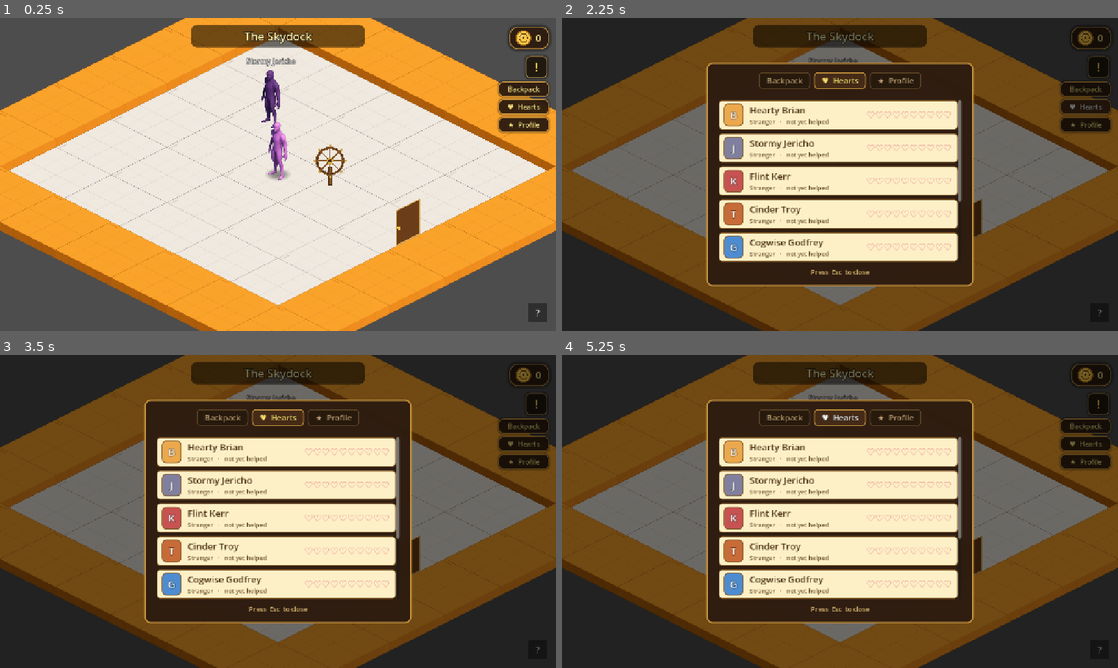
Above: before the commit, frames 1-4 (two rows, left to right).
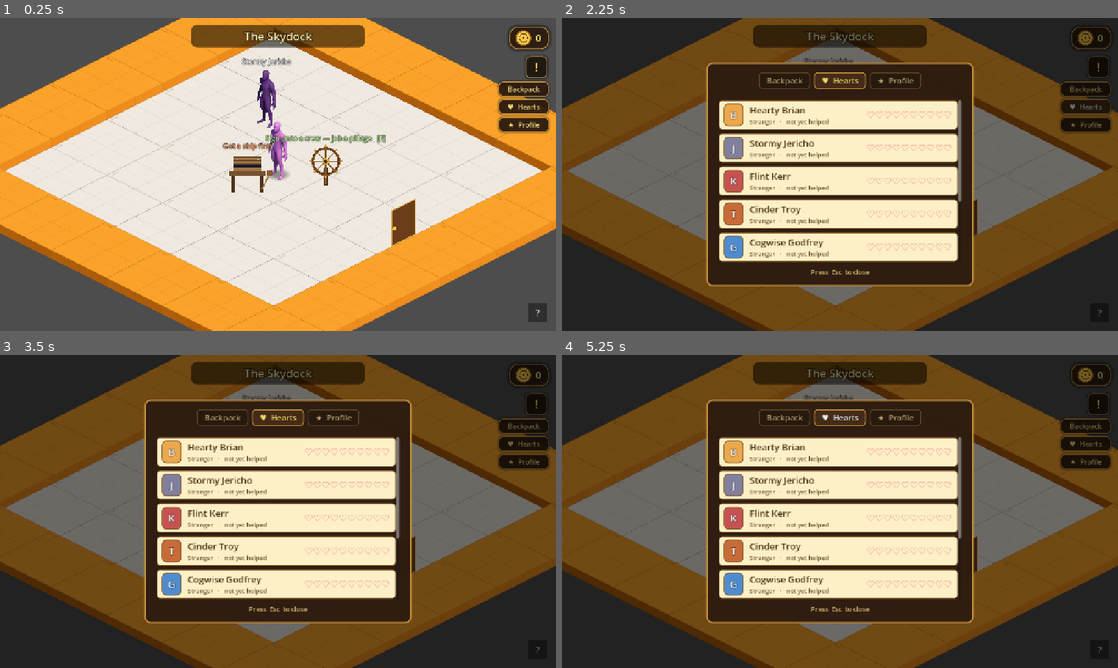
Above: after the commit, the same moments.

Repository: TairoyZone/shivaliva-shanty
Game: Godot game, scene res://levels/skydock_interior/skydock_interior.tscn
The game is run twice, just before and just after one commit, with the same random seed, the same clock (stepped at 60 frames per second) and the same inputs. This scene is started directly instead of the project's main scene.
Inputs:
- Up to frame 1 (0.25 s): no input
- Up to frame 2 (2.25 s): click "!" at 0.5 s; click "X" at 1.25 s; click "♥ Hearts" at 2 s
- Up to frame 3 (3.5 s): click "★ Profile" at 2.75 s
- Up to frame 4 (5.25 s): click "♥ Hearts" at 3.5 s; click "★ Profile" at 4.25 s; click "♥ Hearts" at 5 s

The runs differ from the first frame. In frame 1, 7.5% of the frame differs, in the area x 0-100%, y 0-100%; in frame 2, 2.7%; in frame 3, 2.7%; in frame 4, 2.7%.

Commit message:
feat(ship): S5/S6 port repair + persistent holes - Mend the Hull at the Skydock
The Patchworks repair gets an in-game home: a 'Mend the Hull' post at the Skydock (a Puzzle prop, free, gated on owning a ship; its tooltip reports the live hull state). Holes now PERSIST across voyages - removed the free disembark auto-mend - so you must repair at the post, and a SINK now WRECKS her to max holes (mend before sailing again). Closes the damage -> persist -> repair loop. Prop position (-60,40) in the Skydock may want a visual nudge. Headless-verified.

Co-Authored-By: Claude Opus 4.8 <noreply@anthropic.com>

Diff:
--- a/autoloads/player_state.gd
+++ b/autoloads/player_state.gd
@@ -441,8 +441,8 @@
 const SINK_REPAIR_TOLL : int = 80
 
 ## The ship SANK on a fight leg — LOST IN THE STARDUST. Forfeit the un-cashed booty pool (we DON'T
-## cash out), charge a gold tow/repair toll, and clear the voyage — which mends the hull on disembark
-## (S3a), so she limps home patched, no death spiral. The owned-ship DEED is KEPT (earn-and-keep).
+## cash out), charge a gold TOW toll, and WRECK her (max holes) — she limps home and must be mended at
+## the Patchworks before sailing again. The owned-ship DEED is KEPT (earn-and-keep).
 ## Returns {forfeited, toll, home} so the Loft can show the loss + relocate. See [[ship-condition-research]].
 func sink_voyage() -> Dictionary:
 
@@ -450,9 +450,10 @@
 	var toll : int = mini(SINK_REPAIR_TOLL, total_coins)   # can't drive the purse negative
 	if toll > 0:
 		add_coins(-toll, "Towed home from the Stardust")
+	wreck_active_ship()   # she arrives home WRECKED (max holes) — mend her at the Patchworks before sailing again
 	log_event("LOST IN THE STARDUST — she went under", Color(1.0, 0.5, 0.5))
 	var home : String = voyage_home_scene if not voyage_home_scene.is_empty() else "res://levels/shore/shore.tscn"
-	clear_voyage()   # forfeits the pool (no cash-out) + mends the hull
+	clear_voyage()   # forfeits the pool (no cash-out); the wreck PERSISTS (no auto-mend)
 	return {"forfeited": forfeited, "toll": toll, "home": home}
 
 
@@ -478,10 +479,8 @@
 	voyage_leg_lift0 = 0
 	voyage_leg_swaps0 = 0
 	voyage_boarding_seed = 0   # don't bleed a stale footing seed into the next (maybe friendly) Skirmish
-	# Generous PORT REPAIR (MVP): the active ship is mended on disembark, so holes escalate WITHIN a
-	# voyage but a fresh one starts clean — no death spiral. S6 turns this into a real repair (a
-	# Patchworks job / gold cost) + true cross-voyage persistence. See [[ship-condition-research]].
-	_set_open_holes(0)
+	# Holes now PERSIST across voyages (S6) — NO free disembark mend. The player repairs at the
+	# Skydock's Patchworks post (the "Mend the Hull" station). See [[ship-condition-research]].
 
 ## Transient: the chosen Skirmish-duel opponent's NPC resource path. Set by the
 ## Spar post's challenge picker; consumed (and cleared) by SkirmishDuel on load.
--- /dev/null
+++ b/buildings/skydock/patchworks_post/patchworks_post.gd
@@ -0,0 +1,82 @@
+## THE PATCHWORKS POST — a hull-repair workbench at the Skydock. Press E to play the Patchworks and
+## MEND your ship's holes (every ~3 cleared lines seals one; see [PatchworksScene]). Gated on owning a
+## ship; the tooltip reports the live hull state. Inherits the proximity / tooltip / scene-change wiring
+## from [Puzzle]; this owns the workbench visual + the hull-aware tooltip. The PORT-repair half of the
+## sinkable-ship loop (the in-voyage deck-hybrid station comes later). See [[ship-condition-research]] / [[patchworks-spec]].
+@tool
+class_name PatchworksPost
+extends Puzzle
+
+
+const COLOR_LEG : Color = Color(0.30, 0.20, 0.11, 1.0)
+const COLOR_TOP : Color = Color(0.46, 0.32, 0.18, 1.0)
+const COLOR_TOP_EDGE : Color = Color(0.24, 0.16, 0.08, 1.0)
+const COLOR_PLANK : Color = Color(0.62, 0.46, 0.27, 1.0)
+const COLOR_PLANK_EDGE : Color = Color(0.40, 0.28, 0.15, 1.0)
+const COLOR_BREACH : Color = Color(0.10, 0.09, 0.18, 1.0)
+const COLOR_NAIL : Color = Color(0.80, 0.82, 0.86, 1.0)
+const COLOR_MALLET_HEAD : Color = Color(0.52, 0.36, 0.20, 1.0)
+const COLOR_MALLET_HANDLE : Color = Color(0.66, 0.50, 0.30, 1.0)
+
+
+func interact() -> void:
+
+	if Engine.is_editor_hint():
+		return
+	if not PlayerState.has_ship():
+		return   # the tooltip explains — no ship to mend yet
+	if puzzle_scene.is_empty():
+		return
+	PlayerState.request_spawn_at_anchor(name)
+	get_tree().change_scene_to_file(puzzle_scene)
+
+
+func _refresh_tooltip_text() -> void:
+
+	if _tooltip == null:
+		return
+	if not PlayerState.has_ship():
+		_tooltip.text = "Get a ship first"
+		_tooltip.modulate = Color(0.98, 0.62, 0.42, 1.0)
+		return
+	var holes : int = PlayerState.ship_open_holes()
+	if holes <= 0:
+		_tooltip.text = "Mend the Hull — she's sound  [E]"
+		_tooltip.modulate = Color(0.72, 0.95, 0.76, 1.0)
+	else:
+		_tooltip.text = "Mend the Hull — %d hole%s  [E]" % [holes, "" if holes == 1 else "s"]
+		_tooltip.modulate = Color(0.98, 0.78, 0.50, 1.0)
+
+
+func _draw() -> void:
+
+	var hw : float = 42.0
+	var leg_h : float = 38.0
+	var top_th : float = 10.0
+	# Two legs.
+	draw_rect(Rect2(-hw + 5.0, -leg_h, 7.0, leg_h), COLOR_LEG)
+	draw_rect(Rect2(hw - 12.0, -leg_h, 7.0, leg_h), COLOR_LEG)
+	# Tabletop.
+	var top : Rect2 = Rect2(-hw, -leg_h - top_th, hw * 2.0, top_th)
+	draw_rect(top, COLOR_TOP)
+	draw_rect(top, COLOR_TOP_EDGE, false, 1.5)
+	# The hull panel being mended, sitting on the bench — planks with ONE missing (a breach) so it
+	# reads as "a repair in progress".
+	var panel_w : float = 64.0
+	var panel_h : float = 32.0
+	var panel : Rect2 = Rect2(-panel_w * 0.5, -leg_h - top_th - panel_h, panel_w, panel_h)
+	draw_rect(panel, COLOR_BREACH)
+	var plank_h : float = panel_h / 4.0
+	for i in 4:
+		if i == 2:
+			continue   # the missing plank — the breach shows through
+		var pr : Rect2 = Rect2(panel.position.x, panel.position.y + float(i) * plank_h, panel_w, plank_h - 1.0)
+		draw_rect(pr, COLOR_PLANK)
+		draw_rect(pr, COLOR_PLANK_EDGE, false, 1.0)
+	draw_circle(panel.position + Vector2(8.0, plank_h * 0.5), 1.8, COLOR_NAIL)
+	draw_circle(panel.position + Vector2(panel_w - 8.0, plank_h * 0.5), 1.8, COLOR_NAIL)
+	# A mallet leaning against the bench (handle + a blocky head).
+	var grip : Vector2 = Vector2(hw - 8.0, -8.0)
+	var head_c : Vector2 = Vector2(hw + 9.0, -leg_h - 6.0)
+	draw_line(grip, head_c, COLOR_MALLET_HANDLE, 3.5)
+	draw_rect(Rect2(head_c.x - 6.0, head_c.y - 7.0, 13.0, 13.0), COLOR_MALLET_HEAD)
--- /dev/null
+++ b/buildings/skydock/patchworks_post/patchworks_post.tscn
@@ -0,0 +1,48 @@
+[gd_scene format=3]
+
+[ext_resource type="Script" path="res://buildings/skydock/patchworks_post/patchworks_post.gd" id="1"]
+
+[sub_resource type="CircleShape2D" id="proximity_shape"]
+radius = 56.0
+
+[sub_resource type="RectangleShape2D" id="solid_shape"]
+size = Vector2(92, 30)
+
+[node name="PatchworksPost" type="Area2D"]
+collision_layer = 4
+collision_mask = 0
+monitoring = false
+script = ExtResource("1")
+puzzle_scene = "res://puzzles/patchworks/patchworks_scene.tscn"
+marker_label = "Mend the Hull"
+spawn_offset = Vector2(0, 40)
+
+[node name="ProximityShape" type="CollisionShape2D" parent="."]
+visible = false
+position = Vector2(0, -40)
+shape = SubResource("proximity_shape")
+
+[node name="SolidBody" type="StaticBody2D" parent="."]
+collision_layer = 2
+collision_mask = 0
+
+[node name="SolidShape" type="CollisionShape2D" parent="SolidBody"]
+visible = false
+position = Vector2(0, -24)
+shape = SubResource("solid_shape")
+
+[node name="Tooltip" type="Label" parent="."]
+unique_name_in_owner = true
+visible = false
+modulate = Color(0.98, 0.92, 0.55, 1)
+z_index = 1
+offset_left = -150.0
+offset_top = -118.0
+offset_right = 150.0
+offset_bottom = -94.0
+theme_override_colors/font_outline_color = Color(0, 0, 0, 0.9)
+theme_override_constants/outline_size = 4
+theme_override_font_sizes/font_size = 16
+text = "Mend the Hull   [E]"
+horizontal_alignment = 1
+vertical_alignment = 1
--- a/levels/skydock_interior/skydock_interior.tscn
+++ b/levels/skydock_interior/skydock_interior.tscn
@@ -5,6 +5,7 @@
 [ext_resource type="PackedScene" uid="uid://blr4e33qxprt2" path="res://levels/door/door.tscn" id="3_door"]
 [ext_resource type="PackedScene" uid="uid://c84w318i58qgr" path="res://components/npc/npc.tscn" id="4_npc"]
 [ext_resource type="PackedScene" path="res://buildings/skydock/sky_helm/sky_helm.tscn" id="5_helm"]
+[ext_resource type="PackedScene" path="res://buildings/skydock/patchworks_post/patchworks_post.tscn" id="6_patch"]
 
 [sub_resource type="StyleBoxFlat" id="banner_style"]
 content_margin_left = 28.0
@@ -50,6 +51,9 @@
 
 [node name="SkyHelm" parent="YSortNode2D" instance=ExtResource("5_helm")]
 position = Vector2(120, 24)
+
+[node name="PatchworksPost" parent="YSortNode2D" instance=ExtResource("6_patch")]
+position = Vector2(-60, 40)
 
 [node name="DoorOut" parent="YSortNode2D" instance=ExtResource("3_door")]
 position = Vector2(299, 150)
Not shown, added: buildings/skydock/patchworks_post/patchworks_post.gd.uid
